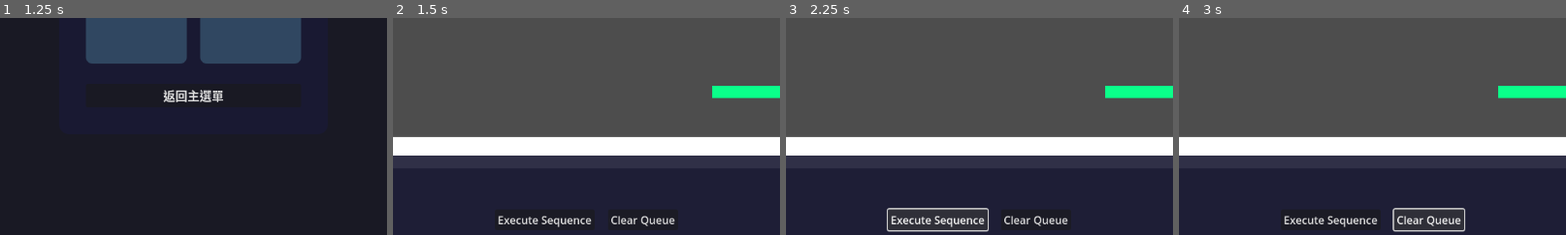
Above: before the commit, frames 1-4 (left to right).
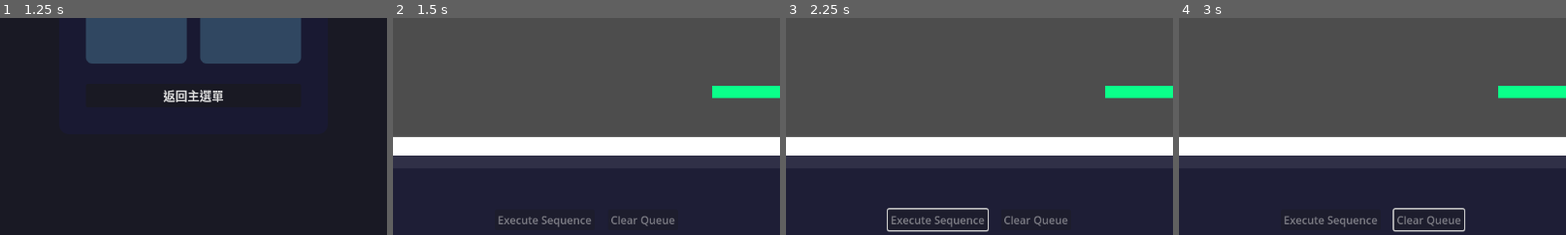
Above: after the commit, the same moments.

Repository: Yuanryan/Rune-Lengend
Game: Godot game, scene res://Scenes/main.tscn
Two runs of this game, one before a commit and one after it. Both use one fixed random seed, a clock stepped at 60 frames per second and the inputs below. The engine's default icon, where the game draws it, is replaced by a stand-in: a white triangle on a blue panel in a dark square.
Inputs (mouse positions are % of the whole screen's width and height, from its top left):
- Up to frame 1 (1.25 s): click "Start" at 0.5 s
- Up to frame 2 (1.5 s): click "🔒" at 1.25 s
- Up to frame 3 (2.25 s): click (45, 96) at 2 s, where only the run before the commit has a clickable "Execute Sequence"
- Up to frame 4 (3 s): click (57, 96) at 2.75 s, where only the run before the commit has a clickable "Clear Queue"
The pictures show only the part of the screen within x 25-75%, y 50-100%; the shares and areas given below are measured in that part.

Frame 1 is identical in both runs. In frame 2, 0.7% of the frame differs, in the area x 27-73%, y 91-97%; in frame 3, 0.9%; in frame 4, 0.8%.
Error before the commit: Parse Error: Invalid argument for "new()" function: argument 1 should be "float" but is "Vector2". (res://Scripts/UI/InGame/card_deck.gd:48)

Commit message:
Rework Ingame UI

Diff:
--- a/Resources/Levels/level_1.tres
+++ b/Resources/Levels/level_1.tres
@@ -4,5 +4,6 @@
 
 [resource]
 script = ExtResource("1_0x8k2")
+level_name = "Level 1"
 available_animals = Array[int]([0])
 metadata/_custom_type_script = "uid://bnoi35lwldban"
--- a/Scenes/player.tscn
+++ b/Scenes/player.tscn
@@ -1,20 +1,13 @@
-[gd_scene load_steps=7 format=3 uid="uid://cviyl35yedewi"]
+[gd_scene load_steps=4 format=3 uid="uid://cviyl35yedewi"]
 
 [ext_resource type="Script" uid="uid://ch18drvg3x43p" path="res://Scripts/player.gd" id="1_4flbx"]
 [ext_resource type="Texture2D" uid="uid://bqqm0qxmhq7yv" path="res://icon.svg" id="2_onrkg"]
-[ext_resource type="Script" uid="uid://dy6k5mx7dxtcy" path="res://Scripts/Actions/abstract/action.gd" id="2_vgqql"]
-[ext_resource type="Script" uid="uid://61vhhrgv11hn" path="res://Scripts/Actions/basic/move_action.gd" id="3_fkybt"]
-
-[sub_resource type="Resource" id="Resource_x3wgy"]
-script = ExtResource("3_fkybt")
-metadata/_custom_type_script = "uid://61vhhrgv11hn"
 
 [sub_resource type="CapsuleShape2D" id="CapsuleShape2D_onrkg"]
 
 [node name="Player" type="CharacterBody2D"]
 collision_layer = 2
 script = ExtResource("1_4flbx")
-action_queue = Array[ExtResource("2_vgqql")]([SubResource("Resource_x3wgy")])
 
 [node name="Sprite2D" type="Sprite2D" parent="."]
 scale = Vector2(0.144531, 0.222656)
--- a/Scripts/Actions/basic/jump_action.gd
+++ b/Scripts/Actions/basic/jump_action.gd
@@ -2,17 +2,18 @@
 extends ConditionalAction
 class_name JumpAction
 
-@export var jump_force: float = 400.0
-@export var horizontal_force: float = 200.0
+@export var jump_velocity: Vector2 = Vector2.ZERO
 
-func _init(_jump_force := 400.0, _horizontal_force := 200.0, _name := "Jump") -> void:
-	jump_force = _jump_force
-	horizontal_force = _horizontal_force
+func _init(_jump_velocity := Vector2.ZERO, _name := "Jump") -> void:
+	jump_velocity = _jump_velocity
 	name = _name
+
+func set_jump_velocity(new_jump_velocity: Vector2) -> void:
+	jump_velocity = new_jump_velocity
 
 func start(player: CharacterBody2D) -> void:
 	# 設定跳躍速度（向上和水平方向）
-	player.velocity = Vector2(horizontal_force, -jump_force)
+	player.velocity = jump_velocity
 
 func should_stop(player: CharacterBody2D, delta: float) -> bool:
 	# 檢查是否觸地，如果觸地則立即結束動作
--- a/Scripts/Actions/basic/move_action.gd
+++ b/Scripts/Actions/basic/move_action.gd
@@ -6,6 +6,9 @@
 func _init(_velocity_x := 0.0, _name := "Move") -> void:
 	velocity_x = _velocity_x
 	name = _name
+
+func set_velocity_x(new_velocity_x: float) -> void:
+	velocity_x = new_velocity_x
 
 func start(player: CharacterBody2D) -> void:
 	player.velocity.x = velocity_x
--- a/Scripts/Animals/animal.gd
+++ b/Scripts/Animals/animal.gd
@@ -13,3 +13,6 @@
 func _init(_animal_data: AnimalResource = null):
     if _animal_data:
         animal_data = _animal_data
+
+func get_animal_data() -> AnimalResource:
+    return animal_data
--- a/Scripts/Animals/rabbit.gd
+++ b/Scripts/Animals/rabbit.gd
@@ -7,8 +7,7 @@
     var rabbit_data = load("uid://vk62uradafkf") as AnimalResource
     super._init(rabbit_data)
 
-    # 創建兔子的彈跳切換動作
-    switch_action = RabbitSwitchAction.new()
+
 
 # 兔子的彈跳切換動作
 class RabbitSwitchAction extends TimedAction:
--- a/Scripts/Animals/wolf.gd
+++ b/Scripts/Animals/wolf.gd
@@ -5,7 +5,6 @@
 func _init():
     var wolf_data = load("uid://dhl4h4f80cuu3") as AnimalResource
     super._init(wolf_data)
-    switch_action = WolfSwitchAction.new()
 
 # 狼的旋轉切換動作
 class WolfSwitchAction extends TimedAction:
--- a/Scripts/Level/level.gd
+++ b/Scripts/Level/level.gd
@@ -4,7 +4,6 @@
 extends Node2D
 class_name Level
 
-var player: Player = null
 @export var level_resource: LevelResource = null
 @onready var starting_point: Marker2D = $StartingPoint
 
@@ -38,7 +37,7 @@
     GameManager.remove_player()
 
     # 實例化玩家
-    player = GameManager.player_scene.instantiate()
+    var player = GameManager.player_scene.instantiate()
     if not player:
         push_error("無法實例化玩家場景")
         return null
--- a/Scripts/Level/level_resource.gd
+++ b/Scripts/Level/level_resource.gd
@@ -5,7 +5,6 @@
 
 @export var level_name: String = "Unnamed Level"
 @export var level_description: String = ""
-
 
 @export var max_total_actions: int = 5  # 最多可放置的動作數量
 
@@ -19,10 +18,6 @@
 # 可用動物列表（動物名稱）
 @export var available_animals: Array[Animal.AnimalType] = []
 
-# 檢查是否可以使用指定動物
-func can_use_animal(animal_name: String) -> bool:
-    return animal_name in available_animals
-
 # 檢查是否達到動作數量限制
 func is_action_limit_reached(current_count: int) -> bool:
     return current_count >= max_total_actions
--- a/Scripts/Managers/game_manager.gd
+++ b/Scripts/Managers/game_manager.gd
@@ -13,7 +13,6 @@
 # 玩家實例記錄
 var player: Player = null
 var player_scene: PackedScene = preload("uid://cviyl35yedewi")
-# 遊戲狀態
 var current_state: GameState = GameState.MAIN_MENU
 
 
--- a/Scripts/Managers/level_manager.gd
+++ b/Scripts/Managers/level_manager.gd
@@ -113,6 +113,9 @@
     # 將關卡加入場景樹
     get_tree().current_scene.add_child(current_level)
 
+    # 通知 UI Manager 創建卡片
+    UIManager.create_cards_from_level(current_level)
+
     level_loaded.emit(current_level)
     print("關卡已載入: ", current_level.name)
     return current_level
--- a/Scripts/Managers/ui_manager.gd
+++ b/Scripts/Managers/ui_manager.gd
@@ -87,3 +87,12 @@
     elif ui == in_game_ui:
         return in_game_ui.visible if in_game_ui else false
     return false
+
+# 從關卡創建卡片
+func create_cards_from_level(level: Level) -> void:
+    """根據關卡資源創建卡片"""
+    if not level or not level.level_resource:
+        push_error("關卡或關卡資源不存在，無法創建卡片")
+        return
+    if in_game_ui:
+        in_game_ui.create_cards_from_level_resource(level.level_resource)
--- a/Scripts/UI/InGame/card_deck.gd
+++ b/Scripts/UI/InGame/card_deck.gd
@@ -10,13 +10,6 @@
 
 signal card_selected(card: CardTile)
 
-func _ready() -> void:
-    _create_four_cards()
-
-func set_current_animal(animal: Animal) -> void:
-    current_animal = animal
-    _create_four_cards()
-
 func _create_four_cards() -> void:
     # Clear existing cards
     for card in card_tiles:
@@ -28,35 +21,22 @@
         print("No current animal set for card deck")
         return
 
-    # Create four cards based on current animal
-    var move_action = current_animal.get_move_action()
-    var jump_action = current_animal.get_jump_action()
-
-    if not move_action or not jump_action:
-        print("Animal missing move or jump action")
-        return
-
     # Create move left card
-    var move_left_action = MoveAction.new(-move_action.velocity.x, current_animal.animal_data.name + "_Move_Left")
-    _create_card(move_left_action, "Move Left")
+    _create_card(Action.ActionType.MOVE_LEFT, "Move Left")
 
     # Create move right card
-    var move_right_action = MoveAction.new(move_action.velocity.x, current_animal.animal_data.name + "_Move_Right")
-    _create_card(move_right_action, "Move Right")
+    _create_card(Action.ActionType.MOVE_RIGHT, "Move Right")
 
     # Create jump left card
-    var jump_left_action = JumpAction.new(Vector2(-jump_action.jump_velocity.x, jump_action.jump_velocity.y), current_animal.animal_data.name + "_Jump_Left")
-    _create_card(jump_left_action, "Jump Left")
+    _create_card(Action.ActionType.JUMP_LEFT, "Jump Left")
 
     # Create jump right card
-    var jump_right_action = JumpAction.new(Vector2(jump_action.jump_velocity.x, jump_action.jump_velocity.y), current_animal.animal_data.name + "_Jump_Right")
-    _create_card(jump_right_action, "Jump Right")
+    _create_card(Action.ActionType.JUMP_RIGHT, "Jump Right")
 
-func _create_card(action: Action, label: String) -> void:
+func _create_card(action_type: Action.ActionType, label: String) -> void:
     var card_scene = preload("uid://c2nq82l2n1e8q")
     var card = card_scene.instantiate() as CardTile
-    card.set_action(action)
-    card.set_label(label)
+    card.set_action_type(action_type, label)
 
     # Connect signals
     card.card_clicked.connect(_on_card_clicked)
@@ -75,15 +55,20 @@
 func get_all_cards() -> Array[CardTile]:
     return card_tiles
 
-# Get specific card by type
-func get_move_left_card() -> CardTile:
-    return card_tiles[0] if card_tiles.size() > 0 else null
+func clear_cards() -> void:
+    for card in card_tiles:
+        if is_instance_valid(card):
+            card.queue_free()
+    card_tiles.clear()
 
-func get_move_right_card() -> CardTile:
-    return card_tiles[1] if card_tiles.size() > 1 else null
+# 從關卡資源創建卡片
+func create_cards_from_level_resource(level_resource: LevelResource) -> void:
+    """根據關卡資源創建卡片"""
+    if not level_resource:
+        print("關卡資源不存在，無法創建卡片")
+        return
 
-func get_jump_left_card() -> CardTile:
-    return card_tiles[2] if card_tiles.size() > 2 else null
+    clear_cards()
+    _create_four_cards()
 
-func get_jump_right_card() -> CardTile:
-    return card_tiles[3] if card_tiles.size() > 3 else null
+    print("已根據關卡資源創建 %d 張卡片" % card_tiles.size())
--- a/Scripts/UI/InGame/card_queue.gd
+++ b/Scripts/UI/InGame/card_queue.gd
@@ -6,13 +6,13 @@
 @onready var monitor: DropMonitor = %DropMonitor
 @onready var _preview_indicator: Control = %PreviewIndicator
 
-var planned_actions: Array[Action] = []
+var planned_action_types: Array[Action.ActionType] = []
 var queue_cards: Array[CardTile] = []
 
 var _is_dragging_over: bool = false
 
-signal action_added(action: Action, index: int)
-signal action_removed(action: Action, index: int)
+signal action_added(action_type: Action.ActionType, index: int)
+signal action_removed(action_type: Action.ActionType, index: int)
 signal queue_cleared()
 
 func _ready() -> void:
@@ -118,17 +118,17 @@
     _is_dragging_over = false
 
     var card: CardTile = data["card"]
-    if card and card.action:
+    if card:
         # 檢查這個卡片是否已經在隊列中
         var card_index = queue_cards.find(card)
 
         if card_index < 0:
             # 新卡片從外部拖入隊列
-            var action_copy = card.action.duplicate()
+            var action_type = card.get_action_type()
 
             # 檢查是否拖動到特定位置
             var target_card = _get_card_at_position(at_position)
-            var insert_index = planned_actions.size()  # 默認插入到末尾
+            var insert_index = planned_action_types.size()  # 默認插入到末尾
 
             if target_card:
                 var target_index = queue_cards.find(target_card)
@@ -136,24 +136,24 @@
                     insert_index = target_index
 
             # 在指定位置插入
-            planned_actions.insert(insert_index, action_copy)
+            planned_action_types.insert(insert_index, action_type)
 
             # 創建隊列中的卡片顯示
-            var queue_card = _create_queue_card(action_copy)
+            var queue_card = _create_queue_card(action_type, card.get_action_label())
             queue_cards.insert(insert_index, queue_card)
 
             # 重新排列子節點
             _reorder_children()
 
-            action_added.emit(action_copy, insert_index)
+            action_added.emit(action_type, insert_index)
         else:
             # 卡片已在隊列中，檢查是否拖動到其他卡片上進行交換
             _handle_card_reorder(card, card_index, at_position)
 
-func _create_queue_card(action: Action) -> CardTile:
+func _create_queue_card(action_type: Action.ActionType, label: String) -> CardTile:
     var card_scene = preload("uid://c2nq82l2n1e8q")
     var card = card_scene.instantiate() as CardTile
-    card.set_action(action)
+    card.set_action_type(action_type, label)
 
     add_child(card)
     return card
@@ -245,11 +245,11 @@
     if from_index < 0 or to_index < 0 or from_index >= queue_cards.size() or to_index >= queue_cards.size():
         return
 
-    # 從原位置移除卡片和動作
-    var moved_action = planned_actions[from_index]
+    # 從原位置移除卡片和動作類型
+    var moved_action_type = planned_action_types[from_index]
     var moved_card = queue_cards[from_index]
 
-    planned_actions.remove_at(from_index)
+    planned_action_types.remove_at(from_index)
     queue_cards.remove_at(from_index)
 
     # 調整目標索引（如果移除的位置在目標位置之前）
@@ -258,13 +258,13 @@
         adjusted_to_index = to_index - 1
 
     # 在目標位置插入
-    planned_actions.insert(adjusted_to_index, moved_action)
+    planned_action_types.insert(adjusted_to_index, moved_action_type)
     queue_cards.insert(adjusted_to_index, moved_card)
 
     # 重新排列所有子節點
     _reorder_children()
 
-    print("Card moved: ", moved_action.name, " from ", from_index, " to ", adjusted_to_index)
+    print("Card moved: ", moved_action_type, " from ", from_index, " to ", adjusted_to_index)
 
 func _reorder_children() -> void:
     """重新排列所有子節點以匹配數組順序"""
@@ -288,24 +288,24 @@
         card.modulate = original_modulate
 
 func _remove_action_at(index: int):
-    if index >= 0 and index < planned_actions.size():
-        var action = planned_actions[index]
-        planned_actions.remove_at(index)
+    if index >= 0 and index < planned_action_types.size():
+        var action_type = planned_action_types[index]
+        planned_action_types.remove_at(index)
 
         if index < queue_cards.size():
             var card = queue_cards[index]
             queue_cards.remove_at(index)
             card.queue_free()  # 直接釋放卡片，不再有容器
 
-        action_removed.emit(action, index)
-
-func remove_action(action: Action):
-    var index = planned_actions.find(action)
+        action_removed.emit(action_type, index)
+
+func remove_action_type(action_type: Action.ActionType):
+    var index = planned_action_types.find(action_type)
     if index >= 0:
         _remove_action_at(index)
 
 func clear_queue():
-    planned_actions.clear()
+    planned_action_types.clear()
 
     for card in queue_cards:
         if is_instance_valid(card):
@@ -314,11 +314,11 @@
 
     queue_cleared.emit()
 
-func get_actions() -> Array[Action]:
-    return planned_actions.duplicate()
+func get_action_types() -> Array[Action.ActionType]:
+    return planned_action_types.duplicate()
 
 func get_action_count() -> int:
-    return planned_actions.size()
+    return planned_action_types.size()
 
 func is_empty() -> bool:
-    return planned_actions.is_empty()
+    return planned_action_types.is_empty()
--- a/Scripts/UI/InGame/card_tile.gd
+++ b/Scripts/UI/InGame/card_tile.gd
@@ -1,7 +1,8 @@
 extends TextureRect
 class_name CardTile
 
-@export var action: Action
+@export var action_type: Action.ActionType
+@export var action_label: String = ""
 @export var draggable: bool = true
 @export var show_label: bool = true
 @export var label_font_size: int = 14
@@ -18,11 +19,12 @@
 func _ready() -> void:
     mouse_filter = Control.MOUSE_FILTER_PASS
 
-func get_action() -> Action:
-    return action
+func get_action_type() -> Action.ActionType:
+    return action_type
 
-func set_action(new_action: Action) -> void:
-    action = new_action
+func set_action_type(new_action_type: Action.ActionType, new_label: String = "") -> void:
+    action_type = new_action_type
+    action_label = new_label
     # 確保 label 已經初始化
     if label:
         label.text = get_action_label()
@@ -32,16 +34,16 @@
 
 func _update_label() -> void:
     # 在 _ready 完成後更新 label
-    if label and action:
+    if label:
         label.text = get_action_label()
 
 func get_action_label() -> String:
-    if not action:
-        return "Empty"
-    return action.name
+    if action_label != "":
+        return action_label
+    return "Empty"
 
 func _get_drag_data(at_position: Vector2) -> Variant:
-    if not draggable or not action:
+    if not draggable:
         return null
 
     _is_dragging = true
@@ -50,7 +52,7 @@
     var data := {
         "type": "card",
         "card": self,
-        "action": action
+        "action_type": action_type
     }
 
     var preview := duplicate() as CardTile
--- a/Scripts/UI/InGame/in_game_ui.gd
+++ b/Scripts/UI/InGame/in_game_ui.gd
@@ -35,14 +35,14 @@
     print("Card selected: ", card.get_action_label())
     # Optional: Add visual feedback for selected card
 
-func _on_action_added(action: Action, index: int) -> void:
+func _on_action_added(action_type: Action.ActionType, index: int) -> void:
     _action_count += 1
-    print("Action added to queue: ", action.name, " at index ", index)
+    print("Action added to queue: ", action_type, " at index ", index)
     _update_ui()
 
-func _on_action_removed(action: Action, index: int) -> void:
+func _on_action_removed(action_type: Action.ActionType, index: int) -> void:
     _action_count -= 1
-    print("Action removed from queue: ", action.name, " at index ", index)
+    print("Action removed from queue: ", action_type, " at index ", index)
     _update_ui()
 
 func _on_queue_cleared() -> void:
@@ -59,10 +59,10 @@
 
 func execute_sequence() -> void:
     if action_queue and GameManager.get_player():
-        var actions = action_queue.get_actions()
-        if actions.size() > 0:
-            print("Executing sequence with ", actions.size(), " actions")
-            GameManager.get_player().load_actions_from_ui(actions)
+        var action_types = action_queue.get_action_types()
+        if action_types.size() > 0:
+            print("Executing sequence with ", action_types.size(), " actions")
+            GameManager.get_player().load_actions_from_ui(action_types)
             _update_ui()
         else:
             print("No actions in queue to execute")
@@ -115,3 +115,14 @@
         # Add it to the palette
         if card_deck:
             card_deck.add_action_resource(jump_resource)
+
+# 從關卡資源創建卡片
+func create_cards_from_level_resource(level_resource: LevelResource) -> void:
+    """根據關卡資源創建卡片"""
+    if not level_resource:
+        print("關卡資源不存在，無法創建卡片")
+        return
+
+    # 通知 card_deck 根據關卡資源創建卡片
+    card_deck.create_cards_from_level_resource(level_resource)
+    print("已根據關卡資源創建卡片")
--- a/Scripts/player.gd
+++ b/Scripts/player.gd
@@ -8,6 +8,36 @@
 var _current_action: Action = null
 
 @export var current_animal: Animal
+
+# 獲取當前動物的數據
+func get_current_animal_data() -> AnimalResource:
+    """獲取當前動物的資源數據"""
+    if current_animal:
+        return current_animal.get_animal_data()
+    return null
+
+# 根據動作類型創建實際的動作
+func create_action_from_type(action_type: Action.ActionType) -> Action:
+    """根據動作類型和當前動物數據創建實際的動作"""
+    var animal_data = get_current_animal_data()
+    if not animal_data:
+        print("無法創建動作：沒有當前動物數據")
+        return null
+
+    match action_type:
+        Action.ActionType.MOVE_LEFT:
+            return MoveAction.new(-animal_data.move_speed, "Move_Left")
+        Action.ActionType.MOVE_RIGHT:
+            return MoveAction.new(animal_data.move_speed, "Move_Right")
+        Action.ActionType.JUMP_LEFT:
+            return JumpAction.new(Vector2(-animal_data.jump_velocity.x, animal_data.jump_velocity.y), "Jump_Left")
+        Action.ActionType.JUMP_RIGHT:
+            return JumpAction.new(animal_data.jump_velocity, "Jump_Right")
+        Action.ActionType.SWITCH_ANIMAL:
+            return SwitchAnimalAction.new()
+        _:
+            print("未知的動作類型: %d" % action_type)
+            return null
 
 func _process(delta: float) -> void:
     if Input.is_action_just_pressed("ui_accept"):
@@ -42,9 +72,11 @@
             _current_action = action_queue.pop_front()
             _current_action.start(self)
 
-func load_actions_from_ui(ui_actions: Array[Action]) -> void:
-    # 將 UI 組好的動作（Action 陣列）複製到 queue
+func load_actions_from_ui(action_types: Array[Action.ActionType]) -> void:
+    # 將 UI 組好的動作類型轉換為實際的動作並加入 queue
     action_queue.clear()
-    for a in ui_actions:
-        action_queue.append(a.duplicate()) # duplicate 以免共享狀態
+    for action_type in action_types:
+        var action = create_action_from_type(action_type)
+        if action:
+            action_queue.append(action)
     _current_action = null  # 重新開始
--- a/project.godot
+++ b/project.godot
@@ -23,6 +23,7 @@
 
 [debug]
 
+settings/gdscript/always_track_call_stacks=true
 gdscript/warnings/unused_parameter=0
 gdscript/warnings/unused_signal=0
 
